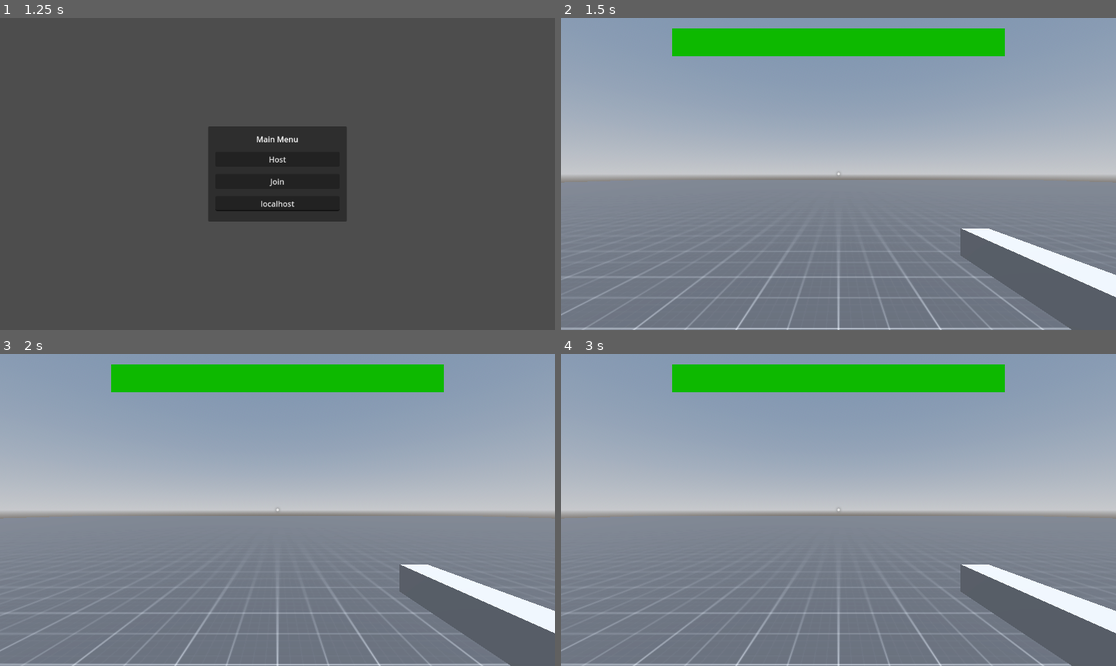
Above: before the commit, frames 1-4 (two rows, left to right).
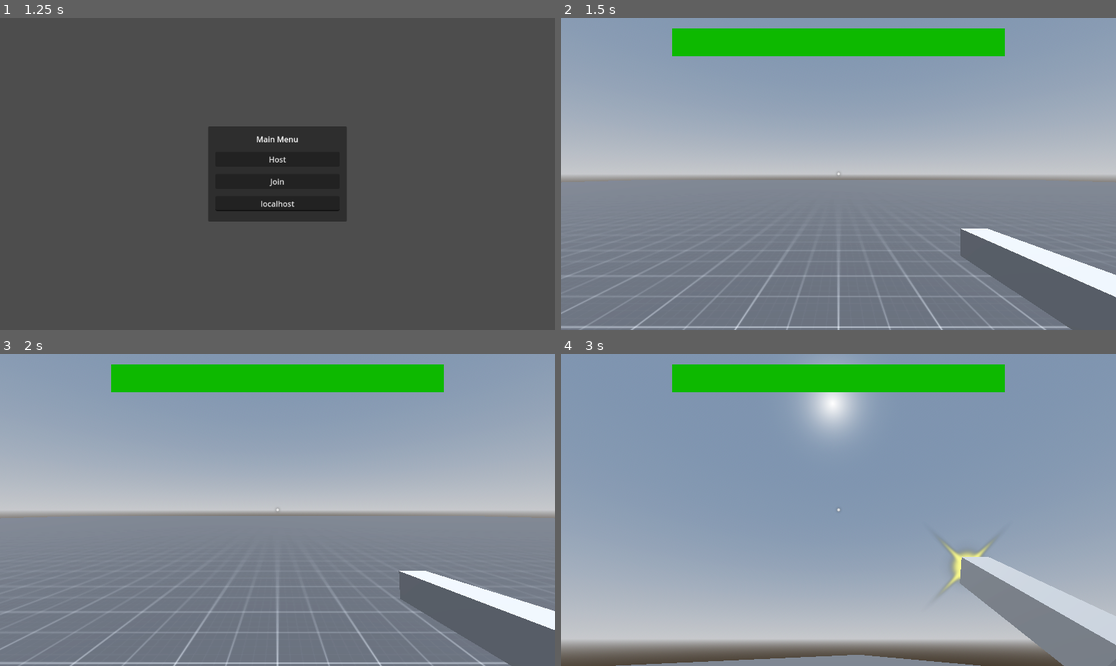
Above: after the commit, the same moments.

Repository: Lightnet/godot4multiplayersimplefps
Game: Godot game, scene res://maps/world.tscn
Two runs of this game, one before a commit and one after it. Both use one fixed random seed, a clock stepped at 60 frames per second and the inputs below.
Inputs (mouse positions are in pixels of both pictures, inside the frame that each line leads up to):
- Up to frame 1 (1.25 s): tap Enter (ui_accept) at 0.5, 0.77 s; move the mouse to (399, 158) at 0.52 s; hold D (right) from 0.53 s (still down); click (399, 158) at 0.6 s
- Up to frame 2 (1.5 s): release D (right) at 1.25 s; click "Host" at 1.25 s
- Up to frame 3 (2 s): no input
- Up to frame 4 (3 s): move the mouse to (727, 525) at 2.02 s; hold S (down) 2.03-2.78 s; click (727, 525) at 2.1 s; tap Enter (ui_accept) at 2.27 s; move the mouse to (894, 441) at 2.77 s; hold D (right) from 2.78 s (still down); click (894, 441) at 2.85 s

Frame 1 is identical in both runs. In frame 2, 1.7% of the frame differs, in the area x 0-100%, y 52-100%; in frame 3, 2.4%; in frame 4, 69%, in the area x 0-100%, y 12-100%.
Error before the commit: Parse Error: Identifier "any_peer" not declared in the current scope. (res://players/player.gd:73)

Commit message:
update peer change

Diff:
--- a/players/player.gd
+++ b/players/player.gd
@@ -70,7 +70,7 @@
 
 	move_and_slide()
 
-@rpc(any_peer)
+@rpc("any_peer")
 func receive_damage():
 	health -= 1
 	if health <= 0:
@@ -78,7 +78,7 @@
 		position = Vector3.ZERO;
 	health_change.emit(health)
 
-@rpc(call_local)
+@rpc("call_local")
 func play_shoot_effects():
 	anim_player.stop()
 	anim_player.play("shoot")
Not shown, changed: addons/kenney_particle_pack/star_05.png.import
Not shown, changed: addons/kenney_particle_pack/star_06.png.import
Not shown, changed: addons/kenney_prototype_textures/dark/texture_01.png.import
Not shown, changed: addons/kenney_prototype_textures/dark/texture_02.png.import
Not shown, changed: addons/kenney_prototype_textures/dark/texture_03.png.import
Not shown, changed: addons/kenney_prototype_textures/green/texture_01.png.import
Not shown, changed: addons/kenney_prototype_textures/green/texture_08.png.import
Not shown, changed: addons/kenney_prototype_textures/green/texture_09.png.import
Not shown, changed: addons/kenney_prototype_textures/green/texture_10.png.import
Not shown, changed: addons/kenney_prototype_textures/green/texture_11.png.import
Not shown, changed: addons/kenney_prototype_textures/orange/texture_01.png.import
Not shown, changed: README.md
